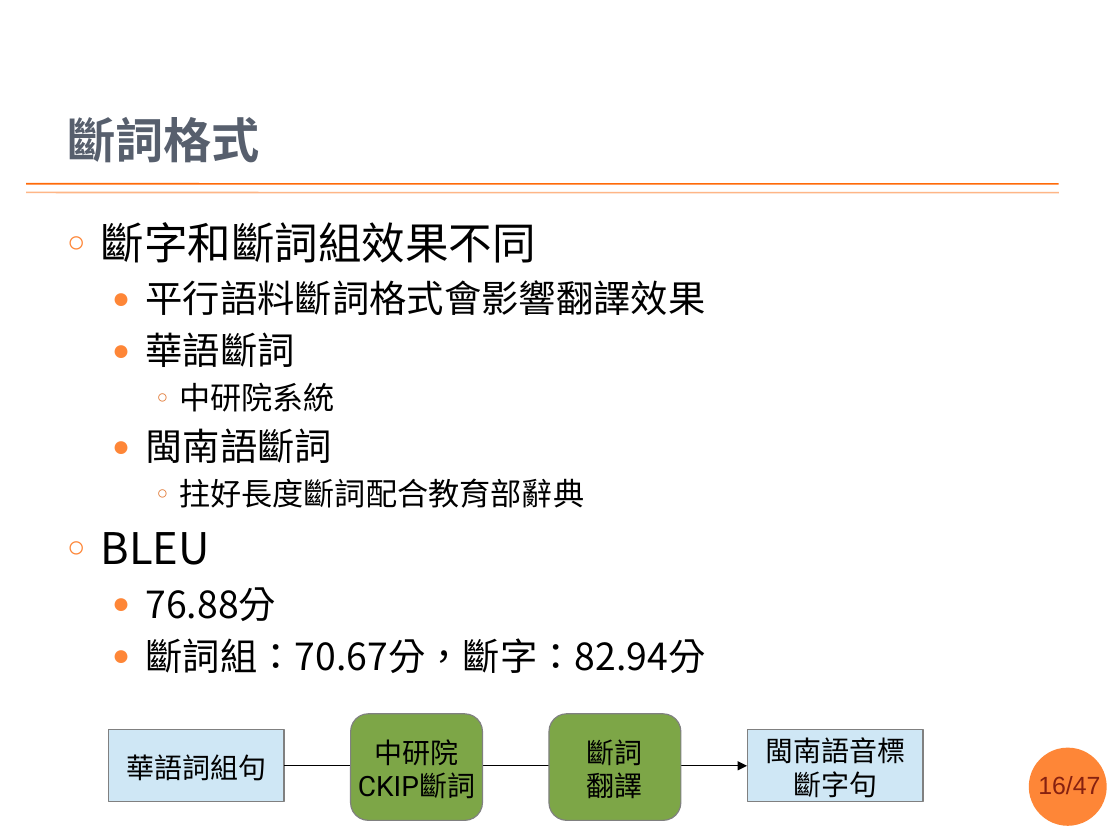
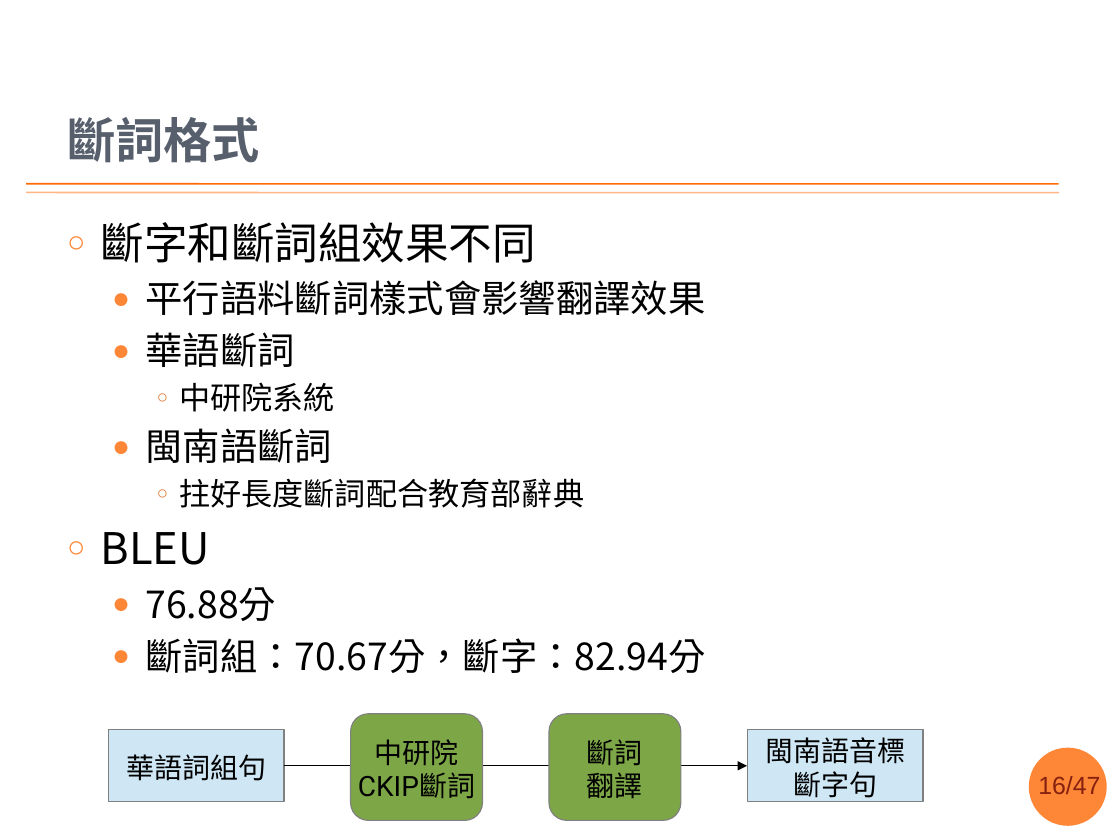
Before and after one commit to sih4sing5hong5/po3-ko3_tau5-iann2-phinn3, a slide deck: slide 16 of 翻譯報告.pptx. Drawn at 1120x840 pixels with LibreOffice and Linux fonts; fonts in the diff are those of the drawing; background and template pictures are left out. Boxes give left, top, right and bottom in pixels: in the first picture for what was removed or moved away, otherwise in the second. Text is boxed around its words. In the diff, an @@ line names an element or a change of style, - is before the commit and + after.

```diff
--- a/翻譯報告.pptx
+++ b/翻譯報告.pptx
@@ text at <box>146,280,706,315</box>: text changed @@
-  ● 平行語料斷詞格式會影響翻譯效果
+  ● 平行語料斷詞樣式會影響翻譯效果
```
Also in this commit, not shown: 1 other slide changed, 1 slide added.
